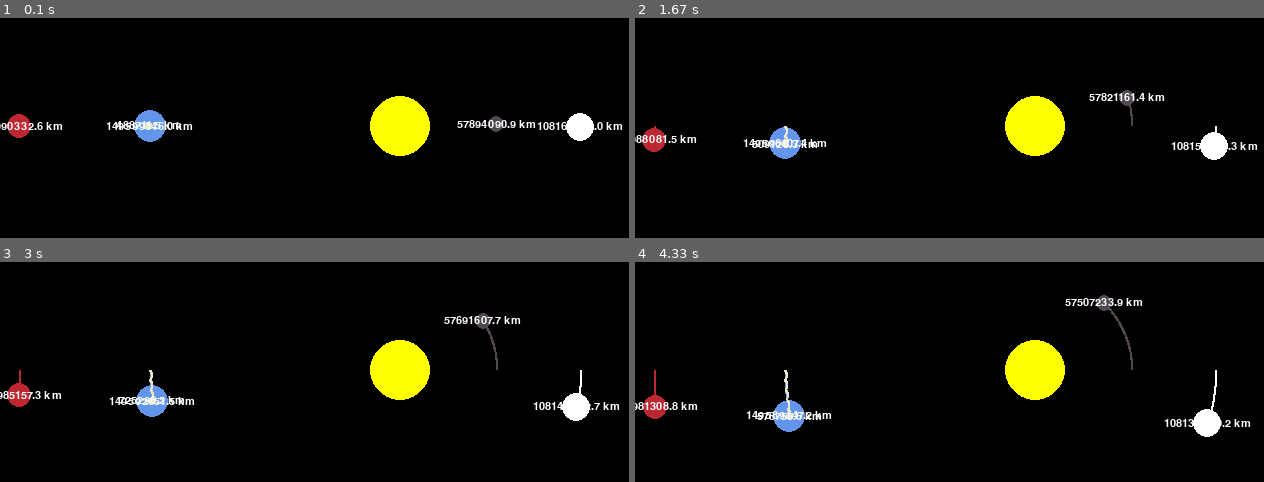
Above: before the commit, frames 1-4 (two rows, left to right).
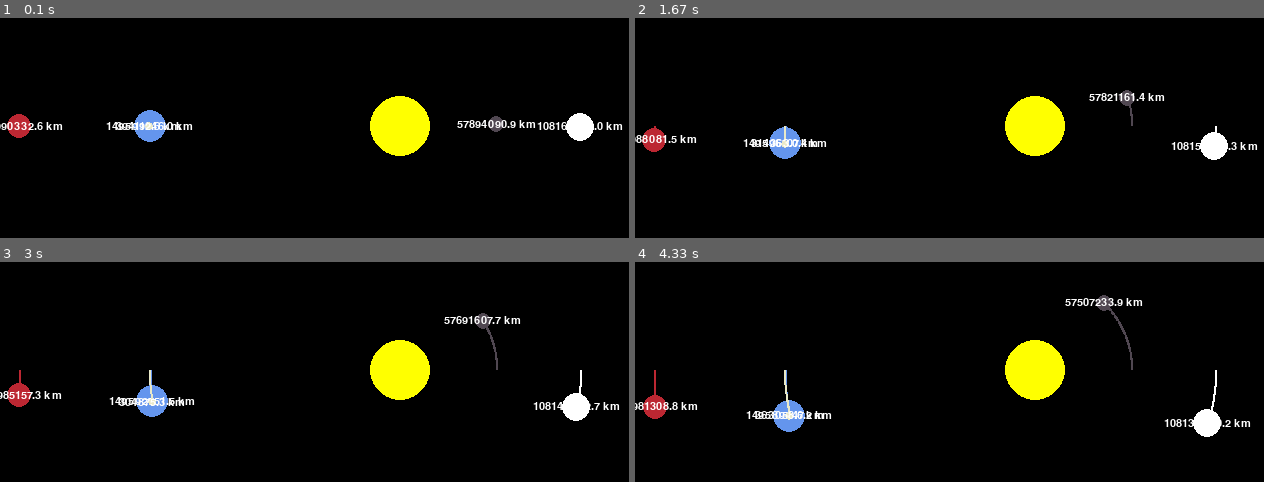
Above: after the commit, the same moments.

Repository: LeonardoZanotti/PyPlanet
Game: pygame game, started from pyplanet.py
Two runs of this game, one before a commit and one after it. Both use one fixed random seed, a clock stepped at 60 frames per second and the inputs below.
Inputs:
- Up to frame 1 (0.1 s): no input
- Up to frame 2 (1.67 s): no input
- Up to frame 3 (3 s): no input
- Up to frame 4 (4.33 s): no input

The runs differ from the first frame. In frame 1, 0.2% of the frame differs, in the area x 18-29%, y 46-51%; in frame 2, 0.2%; in frame 3, 0.2%; in frame 4, 0.3%, in the area x 19-30%, y 49-72%.

Commit message:
Done the Moon

Diff:
--- a/pyplanet.py
+++ b/pyplanet.py
@@ -26,8 +26,8 @@
 class Star:
     AU = 149.6e9  # Astronomical Unities
     G = 6.67428e-11
-    SCALE = 250 / AU    # 1 AU = 100 pixels
-    TIMESTEP = 3600    # 1 hour
+    SCALE = 250 / AU  # 1 AU = 100 pixels
+    TIMESTEP = 3600  # 1 hour
 
     def update_position(self, planets):
         total_fx = total_fy = 0
@@ -79,8 +79,8 @@
         pygame.draw.circle(screen, self.color, (x, y), self.radius)
 
         if not self.sun:
-            distance_text = FONT.render(f"{round(self.distance_to_sun/1000, 1)} km", 1, WHITE)
-            screen.blit(distance_text, (x - distance_text.get_width()/2, y - distance_text.get_height()/2))
+            distance_text = FONT.render(f"{round(self.distance_to_sun / 1000, 1)} km", 1, WHITE)
+            screen.blit(distance_text, (x - distance_text.get_width() / 2, y - distance_text.get_height() / 2))
 
     def attraction(self, other):
         distance_x = other.x - self.x
@@ -128,21 +128,19 @@
 
         pygame.draw.circle(screen, self.color, (x, y), self.radius)
 
-        distance_text = FONT.render(f"{round(self.distance_to_planet/1000, 1)} km", 1, WHITE)
-        screen.blit(distance_text, (x - distance_text.get_width()/2, y - distance_text.get_height()/2))
+        distance_text = FONT.render(f"{round(self.distance_to_planet / 1000, 1)} km", 1, WHITE)
+        screen.blit(distance_text, (x - distance_text.get_width() / 2, y - distance_text.get_height() / 2))
 
     def attraction(self, other):
         distance_x = other.x - self.x
         distance_y = other.y - self.y
         distance = math.sqrt(distance_x ** 2 + distance_y ** 2)
 
+        if other == self.planet:
+            self.distance_to_planet = distance
+
         force = self.G * self.mass * other.mass / distance ** 2
         theta = math.atan2(distance_y, distance_x)
-
-        if other == self.planet:
-            self.distance_to_planet = distance
-            force = force * 500
-
         force_x = math.cos(theta) * force
         force_y = math.sin(theta) * force
 
@@ -152,22 +150,23 @@
 def main():
     clock = pygame.time.Clock()
 
-    sun = Planet(0, 0, 30, YELLOW, 1.98892 * 10**30)
+    sun = Planet(0, 0, 30, YELLOW, 1.98892 * 10 ** 30)
     sun.sun = True
 
-    earth = Planet(-1 * Planet.AU, 0, 16, BLUE, 5.9741 * 10**24)
-    mars = Planet(-1.524 * Planet.AU, 0, 12, RED, 6.39 * 10**23)
-    mercury = Planet(0.387 * Planet.AU, 0, 8, DARK_GREY, 3.3 * 10**23)
-    venus = Planet(0.723 * Planet.AU, 0, 14, WHITE, 4.8685 * 10**24)
+    earth = Planet(-1 * Planet.AU, 0, 16, BLUE, 5.9741 * 10 ** 24)
+    mars = Planet(-1.524 * Planet.AU, 0, 12, RED, 6.39 * 10 ** 23)
+    mercury = Planet(0.387 * Planet.AU, 0, 8, DARK_GREY, 3.3 * 10 ** 23)
+    venus = Planet(0.723 * Planet.AU, 0, 14, WHITE, 4.8685 * 10 ** 24)
 
     earth.y_vel = 29.783 * 1000
     mars.y_vel = 24.077 * 1000
     mercury.y_vel = -47.4 * 1000
     venus.y_vel = 35.02 * 1000
 
-    earth_moon = Moon(earth, -1.00256 * Moon.AU, 0, 4.35968, WHITE_YELLOW, 7.3477 * 10**22)
+    earth_moon = Moon(earth, -1.00256 * Moon.AU, 0, 4.35968, WHITE_YELLOW, 7.3477 * 10 ** 22)
 
-    earth_moon.y_vel = 3.67 * 1000
+    earth_moon.y_vel = 30.783 * 1000  # earth velocity plus moon velocity (so the moon goes with the earth around
+    # the sun and also goes around the earth)
 
     planets = [sun, earth, mars, mercury, venus]
     moons = [earth_moon]
